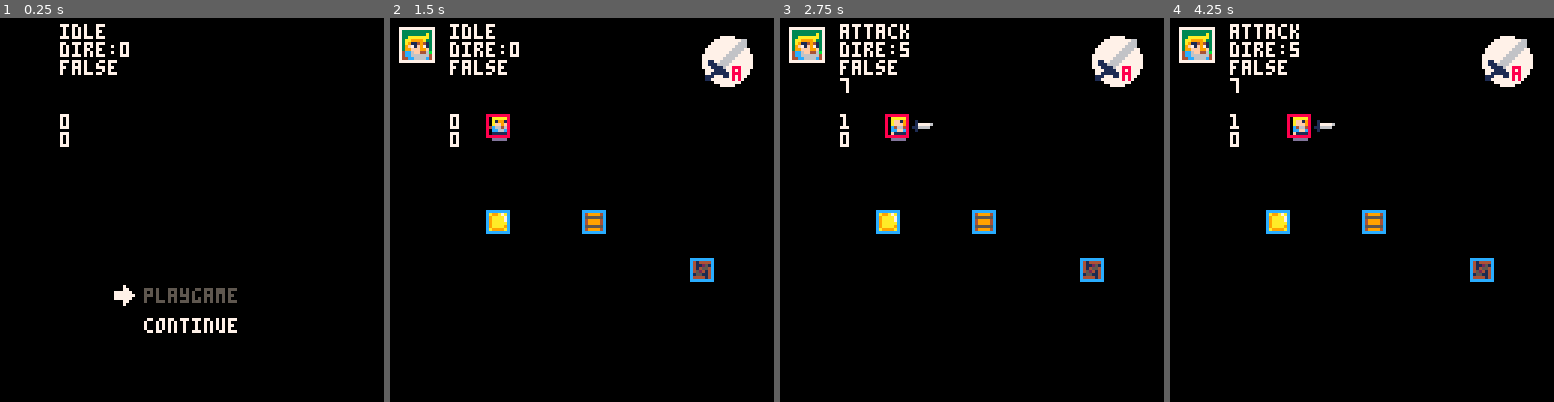
Above: before the commit, frames 1-4 (left to right).
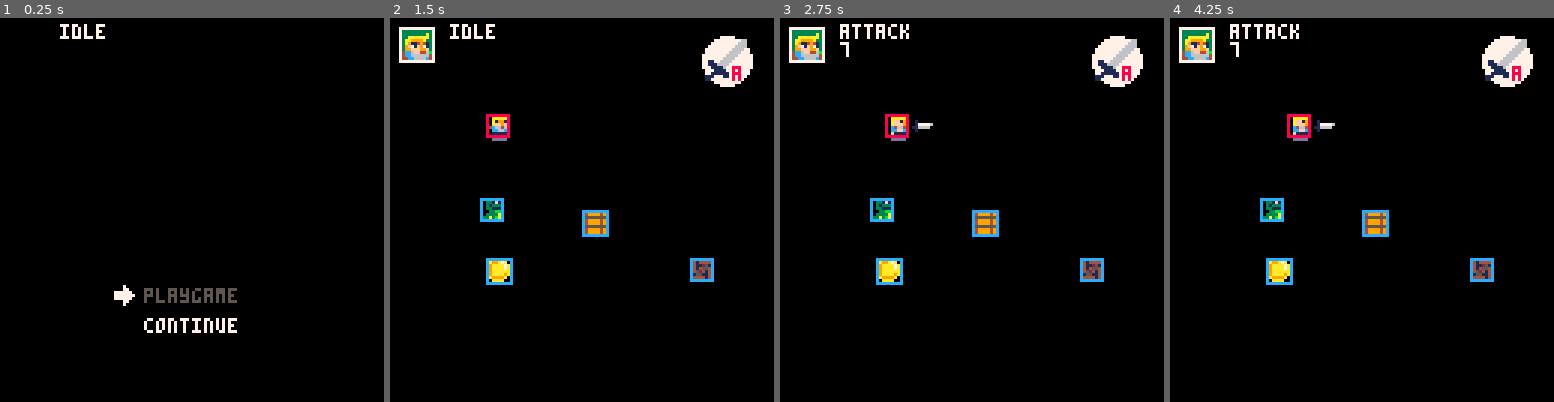
Above: after the commit, the same moments.

Repository: yuwangyu-Hub/pico8arpg
Game: PICO-8 cartridge arpg.p8
The game is run twice, just before and just after one commit, with the same random seed, the same clock (stepped at 60 frames per second) and the same inputs.
Inputs:
- Up to frame 1 (0.25 s): no input
- Up to frame 2 (1.5 s): tap X (X key) at 0.33, 1.07 s; tap O (Z key) at 0.7 s
- Up to frame 3 (2.75 s): hold Right 1.6-2.1 s; tap O (Z key) at 1.7, 2.1, 2.5 s; tap X (X key) at 1.85 s; hold Up 2.15-2.42 s; hold Right from 2.47 s (still down)
- Up to frame 4 (4.25 s): tap O (Z key) every 0.4 s from 2.9 to 4.1 s; tap X (X key) at 2.97, 4.08 s; release Right at 3.03 s; hold Left 3.08-3.58 s; hold Down 3.63-3.97 s; hold Right from 4.02 s (still down)

The runs differ from the first frame. In frame 1, 0.8% of the frame differs, in the area x 15-34%, y 6-34%; in frame 2, 2.0%, in the area x 15-58%, y 6-70%; in frame 3, 2.0%; in frame 4, 2.0%.

Commit message:
版本总结

Diff:
--- /dev/null
+++ b/0_LittleDemo/trace.p8
@@ -0,0 +1,53 @@
+pico-8 cartridge // http://www.pico-8.com
+version 41
+__lua__
+
+--lookat library
+--andy c
+function atan(x1, y1, x2, y2)
+--finds the angle between x & y
+    local x = x2 - x1
+    local y = y2 - y1
+    return atan2(x, y)
+end
+
+function distance(x1, y1, x2, y2)
+    return sqrt((x2 - x1) ^ 2 + (y2 - y1) ^ 2)
+end
+
+function lookat(x1,y1,x2,y2)
+--steps x toward y
+    local x = cos(atan(x1,y1,x2,y2))
+ local y = sin(atan(x1,y1,x2,y2))
+ return x,y
+end
+
+--example
+function _init()
+ obj = {x=63,y=63}
+ trgt = {x=rnd(127),y=rnd(127)}
+end
+
+function _update60()
+    vx,vy = lookat(obj.x,obj.y,trgt.x,trgt.y)
+    obj.x += vx
+    obj.y += vy
+    if abs(distance(obj.x,obj.y,trgt.x,trgt.y)) <= 1 then
+        run()
+    end
+end
+
+function _draw()
+    cls()
+    spr(1,obj.x,obj.y)
+    spr(2,trgt.x,trgt.y)
+end
+__gfx__
+0000000000dddd000066660000000000000000000000000000000000000000000000000000000000000000000000000000000000000000000000000000000000
+000000000dccccd00688886000000000000000000000000000000000000000000000000000000000000000000000000000000000000000000000000000000000
+00700700dccccccd6888888600000000000000000000000000000000000000000000000000000000000000000000000000000000000000000000000000000000
+00077000dccccccd6888888600000000000000000000000000000000000000000000000000000000000000000000000000000000000000000000000000000000
+00077000dccccccd6888888600000000000000000000000000000000000000000000000000000000000000000000000000000000000000000000000000000000
+00700700dccccccd6888888600000000000000000000000000000000000000000000000000000000000000000000000000000000000000000000000000000000
+000000000dccccd00688886000000000000000000000000000000000000000000000000000000000000000000000000000000000000000000000000000000000
+0000000000dddd000066660000000000000000000000000000000000000000000000000000000000000000000000000000000000000000000000000000000000
--- a/arpg.p8
+++ b/arpg.p8
@@ -39,14 +37,14 @@
 00777777777777000222000a0000a000008880000080800000000000000000000000000000600400000009000000000000000000000000000000000000000000
 00000000000000000000000000000000000800000008000000000000000000000000000004044000000000000000000000000000000000000000000000000000
 00000000000000000000000000000000000000000000000000000000000000000000000000000000000000000000000000000000000000000000000000000000
-00000000000000000333300003333000000000000000000000000000000000000000000000000000040000044000004000888800000000000808880008088800
-000bb0000000000001f1330001f133001100001100000000020000200000000000566600005666004044404004044404888ff88800888800808f1880808f1880
-00b7bb00000000003333130033331300e111111e00111100002444420024444005666660056666600466640000466640081ff180888ff888f8f1ff80f8f1ff80
-0baabbb00b7bbb3011113300111133000e1212e00112121022241412022414125516616005166166466176400466176408f11f80081ff180f8f1ff80f8f1ff80
-0bbbbb30babbbbb3bbb33000bbb33000001b1b001e1b1be1002444400224444255666660056666660461140000461140808ff80888f11f88808f1880808f1880
-03bbb3303bbbbb330a3333030a33300300011100e001110e0222a5a20022a5a25551166005511666004640000004640080088008808ff8080028882000288820
-00333300033333300ab3a33b0ab3333b0000000000000000020220220022202255556600005566660404040000404040008ff800000880000880008800820280
-000000000000000000aa0ab000aaaab0000000000000000000000000000000005050600000050606400000400400000400000000008ff8000000000000080800
+00000000000000000003333000033330000000000000000000000000000000000000000000000000040000044000004000888800000000000808880008088800
+000bb0000000000000331f1000331f101100001100000000020000200000000000566600005666004044404004044404888ff88800888800808f1880808f1880
+00b7bb00000000000031333300313333e111111e00111100002444420024444005666660056666600466640000466640081ff180888ff888f8f1ff80f8f1ff80
+0baabbb00b7bbb3000331111003311110e1212e00112121022241412022414125516616005166166466176400466176408f11f80081ff180f8f1ff80f8f1ff80
+0bbbbb30babbbbb300033bbb00033bbb001b1b001e1b1be1002444400224444255666660056666660461140000461140808ff80888f11f88808f1880808f1880
+03bbb3303bbbbb33303333a0300333a000011100e001110e0222a5a20022a5a25551166005511666004640000004640080088008808ff8080028882000288820
+0033330003333330b33a3ba0b3333ba00000000000000000020220220022202255556600005566660404040000404040008ff800000880000880008800820280
+00000000000000000ba0aa000baaaa00000000000000000000000000000000005050600000050606400000400400000400000000008ff8000000000000080800
 00030000000000000000000000000000000000000000000000000000000000000000000000000000000000000000000000000000000000000000000000000000
 31033013000000000000000000000000000000000000000000000000000000000000000000000000000000000000000000000000000000000000000000000000
 33133133000000000000000000000000000000000000000000000000000000000000000000000000000000000000000000000000000000000000000000000000
--- a/input.lua
+++ b/input.lua
@@ -8,12 +8,10 @@
 	if btnp()&0b110000==32 then --翻滚为真
 		wy.isroll=true
 	end
-	if btnp()&0b110000==48 then
+	if btnp()&0b110000==48 then --xo一起按下
 		debug="inv"
 	end
 end
-
-
 function input_mamenu()--主菜单输入
     if btn(⬆️) then
         if mainmenu_cursor.count>1 then
--- a/main.lua
+++ b/main.lua
@@ -12,26 +12,21 @@
 input_dire={0,1,5,0,3,2,4,3,7,8,6,7,0,1,5,0 } --btn()0-15所对应的方向：从左边开始顺时针8方向
 dirx={-1,-1, 0, 1,1,1, 0,-1}
 diry={ 0,-1,-1,-1,0,1, 1, 1}
-character={} --敌人和NPC
+enemies={}--敌人
+character={} --NPC
 item={}--物品：获取
 obj={}--物体：分为两种，可推动的物体和不可推动的物体
 cb_line={}--碰撞盒
-
---px1,py1,px2,py2=0,0,0,0
-iscoll=false
+iscollFlip=false --是否碰撞翻转
 debug=""
-debug1=""
-debug2=""
-debug3=""
 function _init()
 	startgame()
 	playerdata()
 	sword()
 	makeobj(1,100,80,7,7,0,0,0,0)--wood
-	makeobj(2,64,64,7,7,0,0,0,0)--box
-	makeobj(3,32,64,7,7,0,0,0,0)--coin
-
-	--enemydata()
+	makeobj(2,64,64,8,8,0,0,0,0)--box
+	makeobj(3,32,80,8,8,0,0,0,0)--coin
+	en_snake_data()
 end
 function _update()
 	_upd()
@@ -44,8 +39,7 @@
 function startgame()
 	_upd=update_mamenu
 	_drw=draw_mamenu
-	--menu光标
-	mainmenu_cursor={
+	mainmenu_cursor={--menu光标
 		count=1,
 		x=64,
 		y=90,
@@ -55,13 +49,5 @@
 end
 function printbug()
 	print(wy.state,20,2,7)
-	print("dire:"..wy.dire)
-	print(iscoll)
 	print(debug)
-	print(debug1)
-	print(wy.spd.spx)
-	print(wy.spd.spy)
-
-
-
 end
--- a/obj_item.lua
+++ b/obj_item.lua
@@ -1,8 +1,7 @@
 --木桩，箱子
 o_name={"wood","box","coin"}
-o_spr= {  80,    81 , 82}
-o_type={"fixed","move","move"}
-
+o_spr= {80,81,82}
+o_type={"fixed","move","fixed"}
 function makeobj(mb,_sx,_sy,_sw,_sh,_xc,_yc,_wc,_hc)
     local ins={}--obj instance
     ins.sprx=_sx --绘制x点
@@ -16,6 +15,7 @@
     ins.name=o_name[mb]
     ins.spr=o_spr[mb]
     ins.type=o_type[mb]
+    ins.collitem=false --是否碰撞到其他物体，如果碰撞了后面就不可推动
     add(obj,ins)
     return ins
 end
--- a/paeffects.lua
+++ b/paeffects.lua
@@ -1,4 +1,3 @@
---dev
 --粒子特效栏
 function rolleffects()
     --测试
--- a/role.lua
+++ b/role.lua
@@ -60,7 +60,6 @@
 --普通A：随机移动
 --普通B：先随机移动，后发现攻击
 --Boss：多种攻击手段
---蛇
 function en_snake_data()
     sk=makerole()
 	sk.allstate={
--- a/ui.lua
+++ b/ui.lua
@@ -1,25 +1,18 @@
---dev
 --UI栏
-
 function ui_show()
     --血量
     heat_heart()
     weapon()
-
-
 end
 function heat_heart()
     --头像
     spr(16,1,1,2,2)
     --血量:默认三滴血
     showheart()
-
 end
 function showheart()
     local count=3
-
 end
-
 function weapon()    --武器/道具
     circfill(112,14,8,7)
     spr(128,104,6,2,2)
--- a/update.lua
+++ b/update.lua
@@ -1,26 +1,16 @@
-
 function update_game()
 	wyfsm(wy)--主角的行为
 	--chase(snake,wy)
 	spr_flip(wy)
+	if checkhurt(wy) then
+		wy.state=wy.allstate.hurt
+	end
 end
-
-function jishi()
-	local t=0
-	t+=1
-	return t
-end
-
 function update_mamenu()
 	blinkt+=1
-    --主菜单
-	input_mamenu()
+	input_mamenu()--主菜单
 end
-
 function update_gover()
-
 end
-
 function update_win()
-
 end
Not shown, changed: .DS_Store
